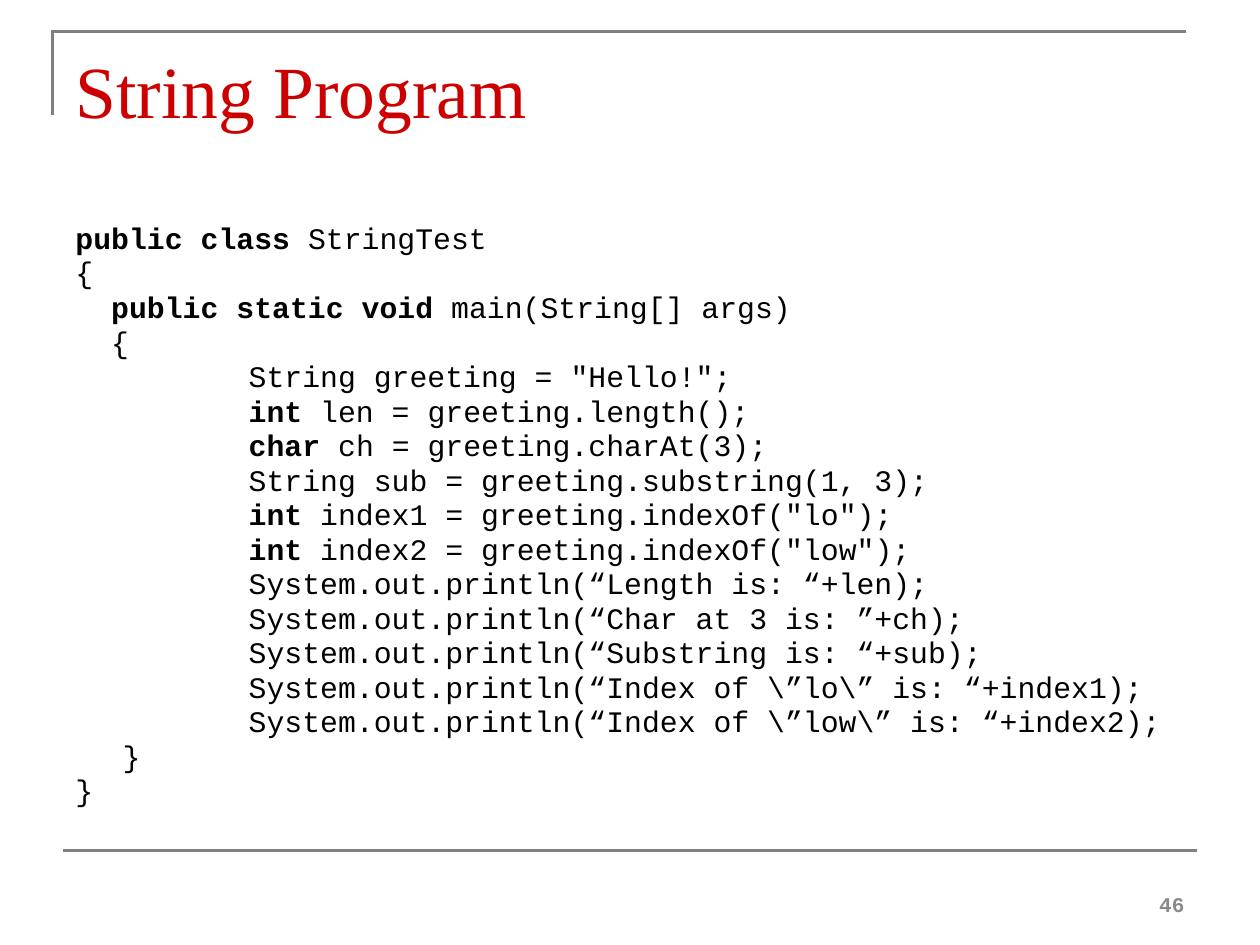
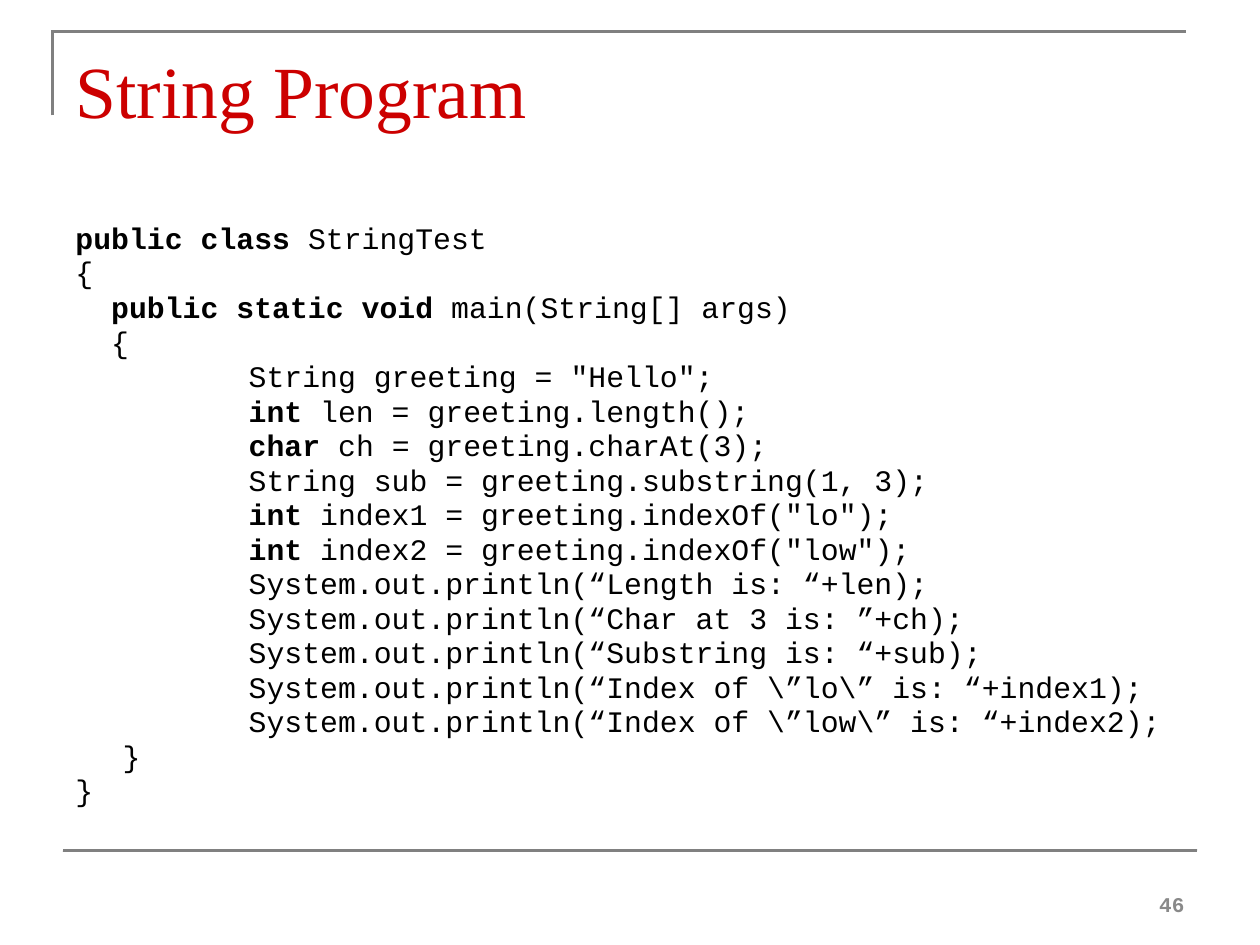
Before and after one commit to prashantserai/prashantserai.github.io, a slide deck: slide 46 of files/02Fundamentals.pptx. Drawn at 1260x945 pixels with LibreOffice and Linux fonts; fonts in the diff are those of the drawing. Boxes give left, top, right and bottom in pixels: in the first picture for what was removed or moved away, otherwise in the second. Text is boxed around its words. In the diff, an @@ line names an element or a change of style, - is before the commit and + after.

```diff
--- a/files/02Fundamentals.pptx
+++ b/files/02Fundamentals.pptx
@@ text at box(249, 366, 714, 393): text changed @@
-String greeting = "Hello!";
+String greeting = "Hello";
```
Also in this commit, not shown: 1 other slide changed, 3 other files.
